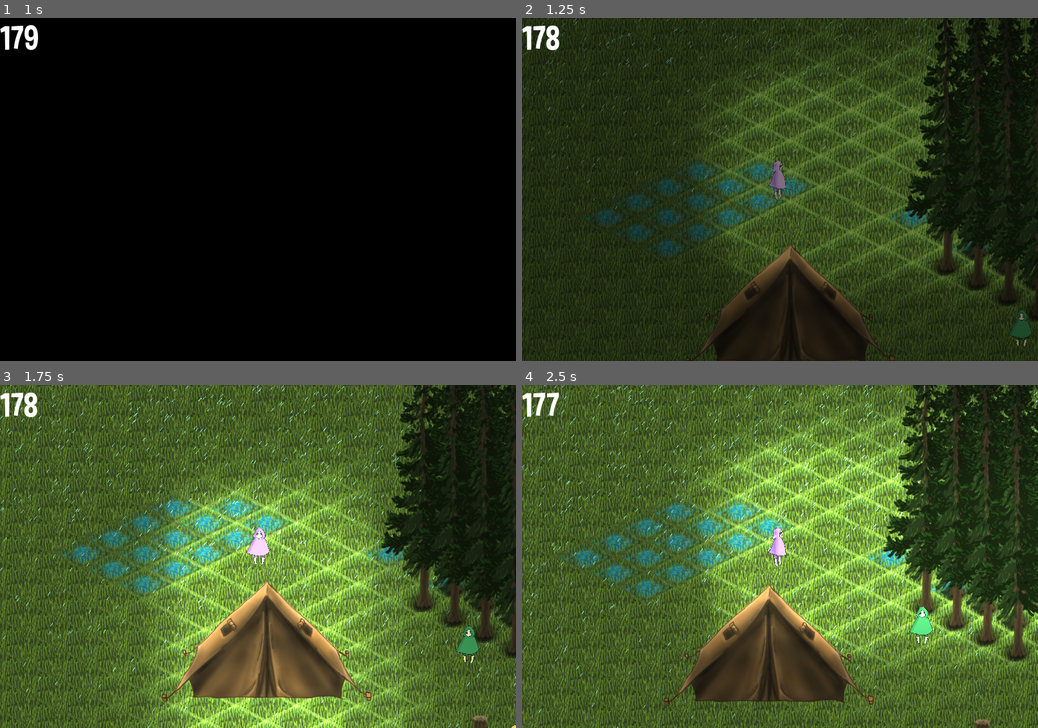
Above: before the commit, frames 1-4 (two rows, left to right).
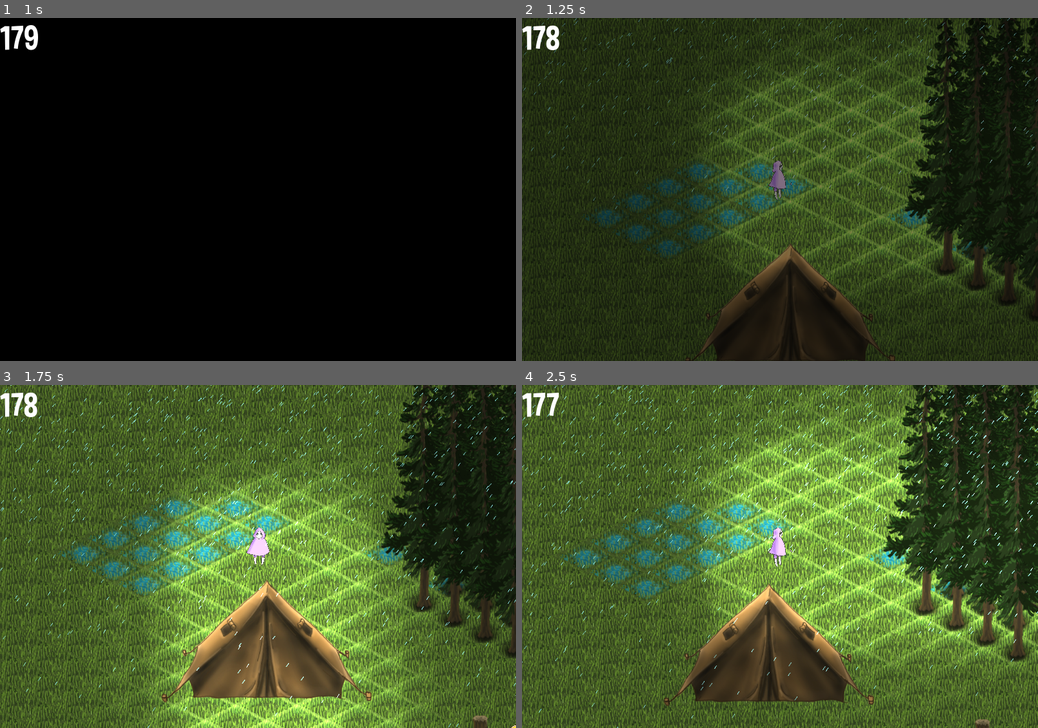
Above: after the commit, the same moments.

Repository: pendestorm/pendestorm
Game: Godot game, scene res://dungeon.tscn
The game is run twice, just before and just after one commit, with the same random seed, the same clock (stepped at 60 frames per second) and the same inputs.
Inputs (mouse positions are in pixels of both pictures, inside the frame that each line leads up to):
- Up to frame 1 (1 s): tap Enter at 0.5 s; move the mouse to (371, 172) at 0.52 s; hold Right (move_right) from 0.53 s (still down); tap Z (action) at 0.6 s
- Up to frame 2 (1.25 s): keep holding Right (move_right)
- Up to frame 3 (1.75 s): move the mouse to (154, 573) at 1.27 s; release Right (move_right) at 1.28 s; hold Down (move_down) from 1.28 s (still down); tap Z (action) at 1.35 s
- Up to frame 4 (2.5 s): move the mouse to (831, 481) at 2.02 s; release Down (move_down) at 2.03 s; hold Right (move_right) from 2.03 s (still down); tap Z (action) at 2.1 s

Frame 1 is identical in both runs. In frame 2, 0.2% of the frame differs, in the area x 78-100%, y 0-96%; in frame 3, 0.5%; in frame 4, 0.6%, in the area x 34-100%, y 0-92%.

Commit message:
Nene con NodePath

Diff:
--- a/Objects/RescueNenePlace.gd
+++ b/Objects/RescueNenePlace.gd
@@ -3,8 +3,14 @@
 var player_inside_range := false
 var showed_negation_label := false
 export var object_keyword_neccesary := ""
-export(PackedScene) var nene
+export(NodePath) var nene_path
+onready var nene = get_node(nene_path)
 var nene_rescued := false
+var parent
+
+func _ready():
+	parent = nene.get_parent()
+	parent.remove_child(nene)
 
 func _on_RescueNenePlace_body_entered(body):
 	$ShowIcon.play("show_icon")
@@ -22,10 +28,10 @@
 		for object in SharedVariables.player.objects_in_hand:
 			if object == object_keyword_neccesary:
 				print("you passed")
-				var new_nene = nene.instance()
-				SharedVariables.scene.add_nenito_to_game(new_nene)
-				new_nene.position = SharedVariables.player.position + Vector2(10,10)
-				SharedVariables.player.add_nenito(new_nene)
+				parent.add_child(nene)
+				SharedVariables.scene.add_nenito_to_game(nene)
+				nene.position = SharedVariables.player.position + Vector2(10,10)
+				SharedVariables.player.add_nenito(nene)
 				nene_rescued = true
 				return
 		$ShowNegation.play("show_negation_label")
--- a/SFX/ClimaBackground/Trueno.gd
+++ b/SFX/ClimaBackground/Trueno.gd
@@ -7,8 +7,6 @@
 
 func _ready():
 	rng.randomize()
-	for i in range(100):
-		print(rng.randi_range(0,truenos.size()-1))
 
 func _on_Timer_timeout():
 	timer.start(rng.randf_range(10,25))
--- a/dungeon.tscn
+++ b/dungeon.tscn
@@ -178,13 +178,13 @@
 pilotin = Color( 1, 0.976471, 0.360784, 1 )
 
 [node name="Nenito2" parent="Walls" instance=ExtResource( 3 )]
-position = Vector2( 561.868, 271.339 )
+position = Vector2( 1111.19, 238.581 )
 pilotin = Color( 0.403922, 1, 0.580392, 1 )
 
 [node name="RescueNenePlace" parent="." instance=ExtResource( 10 )]
 position = Vector2( 1042.13, 224.204 )
 object_keyword_neccesary = "key"
-nene = ExtResource( 3 )
+nene_path = NodePath("../Walls/Nenito2")
 
 [node name="Object" parent="." instance=ExtResource( 5 )]
 position = Vector2( 991.173, 279.781 )
--- a/project.godot
+++ b/project.godot
@@ -29,7 +29,6 @@
 
 [debug]
 
-settings/stdout/print_fps=true
 gdscript/warnings/return_value_discarded=false
 
 [display]
--- a/tileset.tres
+++ b/tileset.tres
@@ -186,8 +186,8 @@
 9/tile_mode = 0
 9/occluder_offset = Vector2( 0, 0 )
 9/navigation_offset = Vector2( 0, 0 )
-9/shape_offset = Vector2( 0, 0 )
-9/shape_transform = Transform2D( 1, 0, 0, 1, 0, 0 )
+9/shape_offset = Vector2( 0, -260 )
+9/shape_transform = Transform2D( 1, 0, 0, 1, 0, -260 )
 9/shape = SubResource( 8 )
 9/shape_one_way = false
 9/shape_one_way_margin = 1.0
@@ -196,6 +196,6 @@
 "one_way": false,
 "one_way_margin": 1.0,
 "shape": SubResource( 8 ),
-"shape_transform": Transform2D( 1, 0, 0, 1, 0, 0 )
+"shape_transform": Transform2D( 1, 0, 0, 1, 0, -260 )
 } ]
 9/z_index = 0
--- a/troll.tscn
+++ b/troll.tscn
@@ -43,7 +43,10 @@
 offset = Vector2( 697.265, -47.2021 )
 
 [node name="CPUParticles2D" type="CPUParticles2D" parent="."]
+pause_mode = 2
 position = Vector2( 229.161, -640.264 )
+z_index = 100
+z_as_relative = false
 amount = 2000
 lifetime = 4.0
 speed_scale = 2.5
